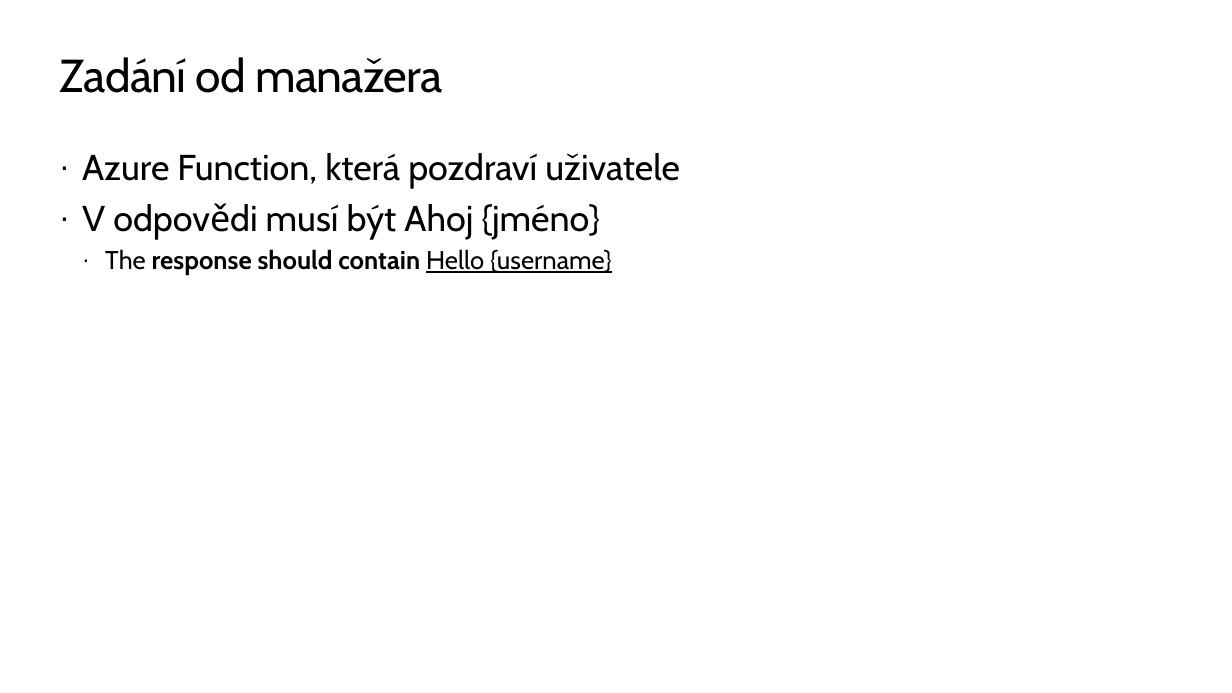
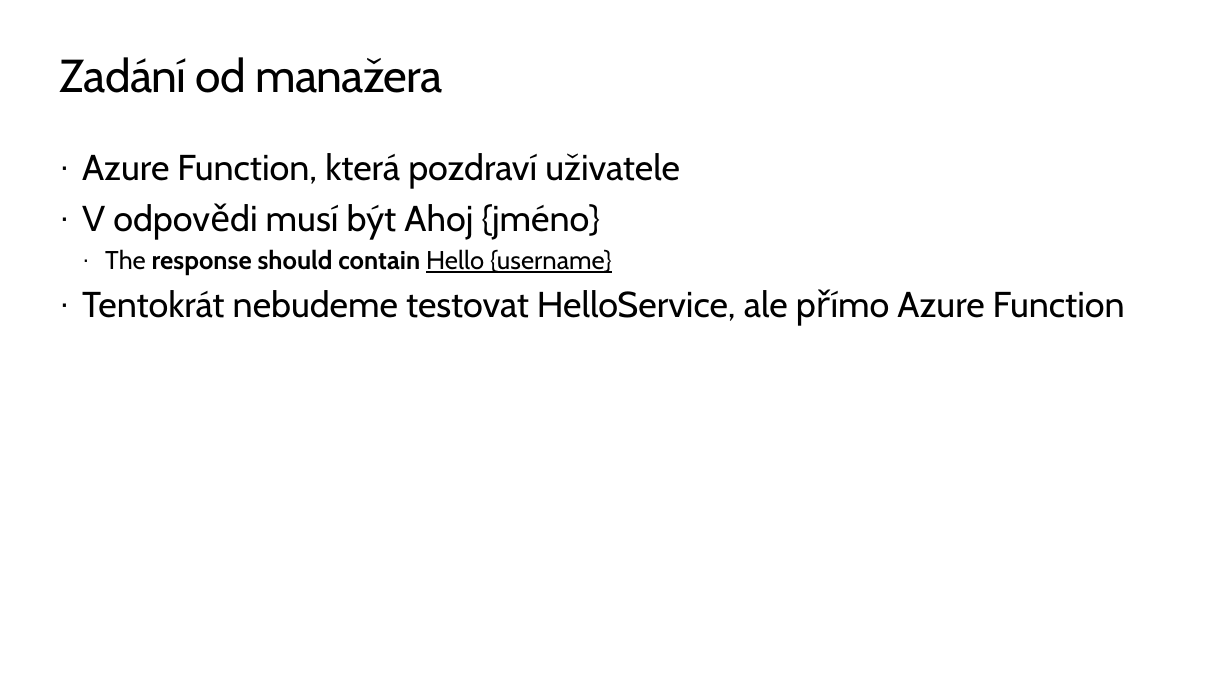
Before and after one commit to skalahonza/VACD2020, a slide deck: slide 20 of slides/Presentation.pptx (slide 19 before the commit). Drawn at 1232x693 pixels with LibreOffice and Linux fonts; fonts in the diff are those of the drawing; background and template pictures are left out. Boxes give left, top, right and bottom in pixels: in the first picture for what was removed or moved away, otherwise in the second. Text is boxed around its words. In the diff, an @@ line names an element or a change of style, - is before the commit and + after.

```diff
--- a/slides/Presentation.pptx
+++ b/slides/Presentation.pptx
@@ text at <box>82,290,1125,321</box>: paragraph added @@
+· Tentokrát nebudeme testovat HelloService, ale přímo Azure Function
```
Also in this commit, not shown: 9 other slides changed, 6 slides added.
